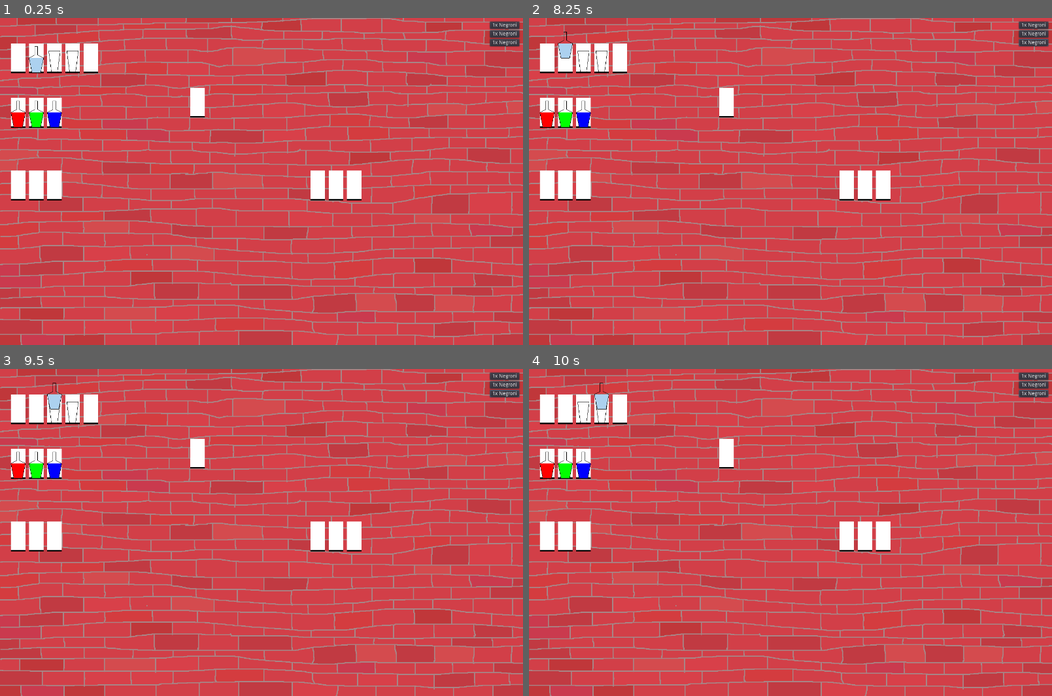
Above: before the commit, frames 1-4 (two rows, left to right).
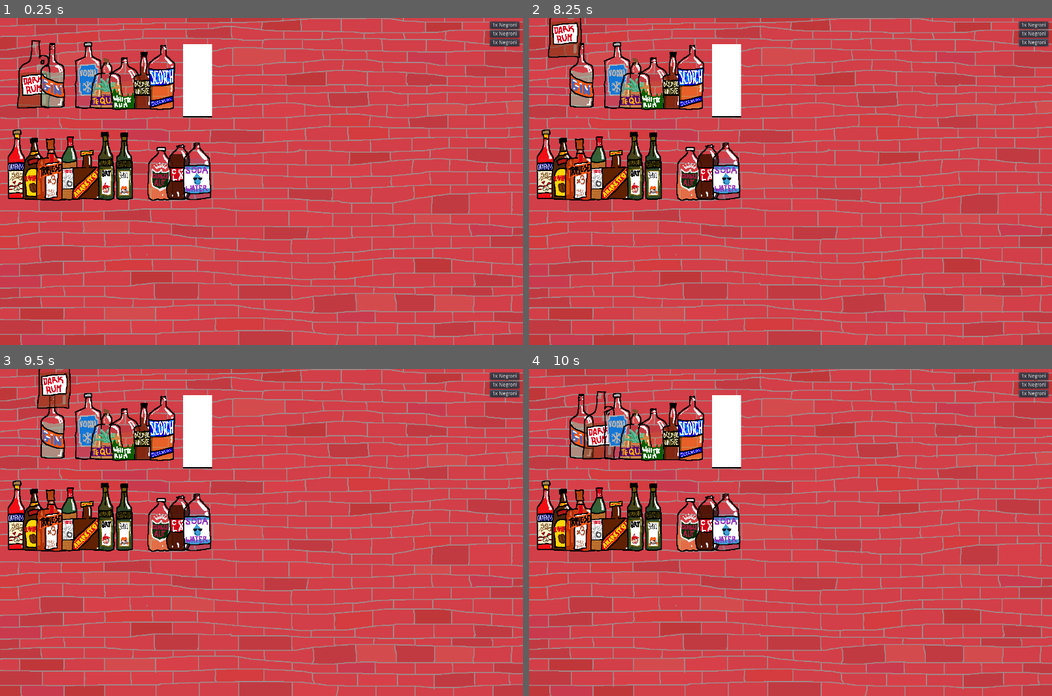
Above: after the commit, the same moments.

Repository: xavierholt/anyone-can-bartend
Game: Godot game, scene res://Bar.tscn
Same seed, same stepped clock (60 frames per second), same inputs: the game is played once before the commit and once after it. The project has no main scene, so this scene is started directly.
Inputs (mouse positions are in pixels of both pictures, inside the frame that each line leads up to):
- Up to frame 1 (0.25 s): no input
- Up to frame 2 (8.25 s): click "1x Negroni" at 0.5 s; click "1x Negroni" at 1.25 s; click "1x Negroni" at 2 s; click "1x Negroni" at 2.75 s; click "1x Negroni" at 3.5 s; click "1x Negroni" at 4.25 s; click "1x Negroni" at 5 s; click "1x Negroni" at 5.75 s; click "1x Negroni" at 6.5 s; tap Enter at 7.25 s; move the mouse to (544, 57) at 7.27 s; click (544, 57) at 7.42 s; tap Space at 8 s; move the mouse to (565, 57) at 8.02 s; click (565, 57) at 8.17 s
- Up to frame 3 (9.5 s): tap Enter at 8.75 s; move the mouse to (52, 408) at 8.77 s; click (52, 408) at 8.92 s
- Up to frame 4 (10 s): tap Space at 9.5 s; move the mouse to (602, 408) at 9.52 s; click (602, 408) at 9.67 s

The runs differ from the first frame. In frame 1, 12% of the frame differs, in the area x 1-70%, y 6-56%; in frame 2, 12%, in the area x 1-70%, y 0-56%; in frame 3, 12%; in frame 4, 12%.

Commit message:
Lots of bottles.

Diff:
--- a/Bar.tscn
+++ b/Bar.tscn
@@ -1,13 +1,29 @@
-[gd_scene load_steps=9 format=2]
+[gd_scene load_steps=25 format=2]
 
 [ext_resource path="res://Bar.gd" type="Script" id=1]
 [ext_resource path="res://Bricks2.png" type="Texture" id=2]
 [ext_resource path="res://Slot.tscn" type="PackedScene" id=3]
-[ext_resource path="res://Bottle.tscn" type="PackedScene" id=4]
-[ext_resource path="res://Glass.tscn" type="PackedScene" id=5]
-[ext_resource path="res://Store.tscn" type="PackedScene" id=6]
-[ext_resource path="res://Cursor.gd" type="Script" id=7]
-[ext_resource path="res://Order.tscn" type="PackedScene" id=8]
+[ext_resource path="res://Bottles/Dark Rum.png" type="Texture" id=4]
+[ext_resource path="res://Bottle.gd" type="Script" id=5]
+[ext_resource path="res://Bottles/Gin.png" type="Texture" id=6]
+[ext_resource path="res://Bottles/Vodka.png" type="Texture" id=7]
+[ext_resource path="res://Bottles/Tequila.png" type="Texture" id=8]
+[ext_resource path="res://Bottles/White Rum.png" type="Texture" id=9]
+[ext_resource path="res://Bottles/Bourbon.png" type="Texture" id=10]
+[ext_resource path="res://Bottles/Scotch.png" type="Texture" id=11]
+[ext_resource path="res://Bottles/Campari.png" type="Texture" id=12]
+[ext_resource path="res://Bottles/Kahlua.png" type="Texture" id=13]
+[ext_resource path="res://Bottles/Triple Sec.png" type="Texture" id=14]
+[ext_resource path="res://Bottles/Maraschino.png" type="Texture" id=15]
+[ext_resource path="res://Bottles/Amaretto.png" type="Texture" id=16]
+[ext_resource path="res://Bottles/Dry Vermouth.png" type="Texture" id=17]
+[ext_resource path="res://Bottles/Sweet Vermouth.png" type="Texture" id=18]
+[ext_resource path="res://Bottles/Ginger Ale.png" type="Texture" id=19]
+[ext_resource path="res://Bottles/Cola.png" type="Texture" id=20]
+[ext_resource path="res://Bottles/Soda Water.png" type="Texture" id=21]
+[ext_resource path="res://Store.tscn" type="PackedScene" id=22]
+[ext_resource path="res://Cursor.gd" type="Script" id=23]
+[ext_resource path="res://Order.tscn" type="PackedScene" id=24]
 
 [node name="Bar" type="Node" index="0"]
 
@@ -19,89 +35,312 @@
 centered = false
 _sections_unfolded = [ "Offset" ]
 
-[node name="TopShelf" type="Node2D" parent="." index="1"]
-
-position = Vector2( 50, 150 )
+[node name="Bases" type="Node2D" parent="." index="1"]
+
+position = Vector2( 45, 250 )
 _sections_unfolded = [ "Transform", "Z Index" ]
 
-[node name="Slot1" parent="TopShelf" index="0" instance=ExtResource( 3 )]
-
-_sections_unfolded = [ "Transform" ]
-
-[node name="Slot2" parent="TopShelf" index="1" instance=ExtResource( 3 )]
+[node name="Slot1" parent="Bases" index="0" instance=ExtResource( 3 )]
+
+_sections_unfolded = [ "Transform" ]
+
+[node name="Slot2" parent="Bases" index="1" instance=ExtResource( 3 )]
 
 editor/display_folded = true
 position = Vector2( 50, 0 )
 _sections_unfolded = [ "Transform" ]
 
-[node name="Bottle" parent="TopShelf/Slot2" index="2" instance=ExtResource( 4 )]
-
-color = Color( 0.675403, 0.820785, 0.9375, 1 )
-fluid = "soda-water"
-
-[node name="Slot3" parent="TopShelf" index="2" instance=ExtResource( 3 )]
+[node name="Dark Rum" type="Sprite" parent="Bases/Slot2" index="2"]
+
+texture = ExtResource( 4 )
+centered = false
+offset = Vector2( -50, -195 )
+script = ExtResource( 5 )
+_sections_unfolded = [ "Offset" ]
+color = Color( 0.5, 0.5, 0.5, 1 )
+fluid = "dark rum"
+
+[node name="Slot3" parent="Bases" index="2" instance=ExtResource( 3 )]
 
 editor/display_folded = true
 position = Vector2( 100, 0 )
 _sections_unfolded = [ "Transform" ]
 
-[node name="Glass" parent="TopShelf/Slot3" index="2" instance=ExtResource( 5 )]
-
-_sections_unfolded = [ "Visibility" ]
-
-[node name="Slot4" parent="TopShelf" index="3" instance=ExtResource( 3 )]
-
-editor/display_folded = true
+[node name="Gin" type="Sprite" parent="Bases/Slot3" index="2"]
+
+texture = ExtResource( 6 )
+centered = false
+offset = Vector2( -50, -193 )
+script = ExtResource( 5 )
+_sections_unfolded = [ "Offset" ]
+color = Color( 0.5, 0.5, 0.5, 1 )
+fluid = "gin"
+
+[node name="Slot4" parent="Bases" index="3" instance=ExtResource( 3 )]
+
 position = Vector2( 150, 0 )
 _sections_unfolded = [ "Transform", "Z Index" ]
 
-[node name="Glass" parent="TopShelf/Slot4" index="2" instance=ExtResource( 5 )]
-
-[node name="Slot5" parent="TopShelf" index="4" instance=ExtResource( 3 )]
-
+[node name="Slot5" parent="Bases" index="4" instance=ExtResource( 3 )]
+
+editor/display_folded = true
 position = Vector2( 200, 0 )
 _sections_unfolded = [ "Transform" ]
 
-[node name="BotShelf" type="Node2D" parent="." index="2"]
-
-position = Vector2( 50, 300 )
-_sections_unfolded = [ "Transform" ]
-
-[node name="Slot1" parent="BotShelf" index="0" instance=ExtResource( 3 )]
-
-_sections_unfolded = [ "Transform" ]
-
-[node name="Red Rum" parent="BotShelf/Slot1" index="2" instance=ExtResource( 4 )]
-
-color = Color( 1, 0, 0, 1 )
+[node name="Vodka" type="Sprite" parent="Bases/Slot5" index="2"]
+
+texture = ExtResource( 7 )
+centered = false
+offset = Vector2( -50, -190 )
+script = ExtResource( 5 )
+_sections_unfolded = [ "Offset" ]
+color = Color( 0.5, 0.5, 0.5, 1 )
+fluid = "vodka"
+
+[node name="Slot6" parent="Bases" index="5" instance=ExtResource( 3 )]
+
+editor/display_folded = true
+position = Vector2( 250, 0 )
+_sections_unfolded = [ "Transform" ]
+
+[node name="Tequila" type="Sprite" parent="Bases/Slot6" index="2"]
+
+texture = ExtResource( 8 )
+centered = false
+offset = Vector2( -50, -195 )
+script = ExtResource( 5 )
+_sections_unfolded = [ "Offset" ]
+color = Color( 0.5, 0.5, 0.5, 1 )
+fluid = "tequila"
+
+[node name="Slot7" parent="Bases" index="6" instance=ExtResource( 3 )]
+
+editor/display_folded = true
+position = Vector2( 300, 0 )
+_sections_unfolded = [ "Transform" ]
+
+[node name="White Rum" type="Sprite" parent="Bases/Slot7" index="2"]
+
+texture = ExtResource( 9 )
+centered = false
+offset = Vector2( -50, -195 )
+script = ExtResource( 5 )
+_sections_unfolded = [ "Offset" ]
+color = Color( 0.5, 0.5, 0.5, 1 )
+fluid = "white rum"
+
+[node name="Slot8" parent="Bases" index="7" instance=ExtResource( 3 )]
+
+editor/display_folded = true
+position = Vector2( 350, 0 )
+_sections_unfolded = [ "Transform" ]
+
+[node name="Bourbon" type="Sprite" parent="Bases/Slot8" index="2"]
+
+texture = ExtResource( 10 )
+centered = false
+offset = Vector2( -50, -195 )
+script = ExtResource( 5 )
+_sections_unfolded = [ "Offset" ]
+color = Color( 0.5, 0.5, 0.5, 1 )
+fluid = "bourbon"
+
+[node name="Slot9" parent="Bases" index="8" instance=ExtResource( 3 )]
+
+editor/display_folded = true
+position = Vector2( 400, 0 )
+_sections_unfolded = [ "Transform" ]
+
+[node name="Scotch" type="Sprite" parent="Bases/Slot9" index="2"]
+
+texture = ExtResource( 11 )
+centered = false
+offset = Vector2( -50, -195 )
+script = ExtResource( 5 )
+_sections_unfolded = [ "Offset" ]
+color = Color( 0.5, 0.5, 0.5, 1 )
+fluid = "scotch"
+
+[node name="Slot10" parent="Bases" index="9" instance=ExtResource( 3 )]
+
+position = Vector2( 450, 0 )
+_sections_unfolded = [ "Transform" ]
+
+[node name="Mixers" type="Node2D" parent="." index="2"]
+
+position = Vector2( 45, 500 )
+_sections_unfolded = [ "Transform" ]
+
+[node name="Slot1" parent="Mixers" index="0" instance=ExtResource( 3 )]
+
+editor/display_folded = true
+_sections_unfolded = [ "Transform" ]
+
+[node name="Campari" type="Sprite" parent="Mixers/Slot1" index="2"]
+
+texture = ExtResource( 12 )
+centered = false
+offset = Vector2( -50, -195 )
+script = ExtResource( 5 )
+_sections_unfolded = [ "Offset" ]
+color = Color( 0.5, 0.5, 0.5, 1 )
 fluid = "campari"
 
-[node name="Slot2" parent="BotShelf" index="1" instance=ExtResource( 3 )]
-
+[node name="Slot2" parent="Mixers" index="1" instance=ExtResource( 3 )]
+
+editor/display_folded = true
 position = Vector2( 50, 0 )
 _sections_unfolded = [ "Transform" ]
 
-[node name="Green Rum" parent="BotShelf/Slot2" index="2" instance=ExtResource( 4 )]
-
-color = Color( 0, 1, 0, 1 )
-fluid = "vermouth"
-
-[node name="Slot3" parent="BotShelf" index="2" instance=ExtResource( 3 )]
-
+[node name="Kahlua" type="Sprite" parent="Mixers/Slot2" index="2"]
+
+texture = ExtResource( 13 )
+centered = false
+offset = Vector2( -50, -195 )
+script = ExtResource( 5 )
+_sections_unfolded = [ "Offset" ]
+color = Color( 0.5, 0.5, 0.5, 1 )
+fluid = "kahlua"
+
+[node name="Slot3" parent="Mixers" index="2" instance=ExtResource( 3 )]
+
+editor/display_folded = true
 position = Vector2( 100, 0 )
 _sections_unfolded = [ "Transform" ]
 
-[node name="Blue Rum" parent="BotShelf/Slot3" index="2" instance=ExtResource( 4 )]
-
-color = Color( 0, 0, 1, 1 )
-fluid = "gin"
+[node name="Triple Sec" type="Sprite" parent="Mixers/Slot3" index="2"]
+
+texture = ExtResource( 14 )
+centered = false
+offset = Vector2( -50, -195 )
+script = ExtResource( 5 )
+_sections_unfolded = [ "Offset" ]
+color = Color( 0.5, 0.5, 0.5, 1 )
+fluid = "triple sec"
+
+[node name="Slot4" parent="Mixers" index="3" instance=ExtResource( 3 )]
+
+editor/display_folded = true
+position = Vector2( 150, 0 )
+_sections_unfolded = [ "Transform" ]
+
+[node name="Maraschino" type="Sprite" parent="Mixers/Slot4" index="2"]
+
+texture = ExtResource( 15 )
+centered = false
+offset = Vector2( -50, -195 )
+script = ExtResource( 5 )
+_sections_unfolded = [ "Offset" ]
+color = Color( 0.5, 0.5, 0.5, 1 )
+fluid = "maraschino"
+
+[node name="Slot5" parent="Mixers" index="4" instance=ExtResource( 3 )]
+
+editor/display_folded = true
+position = Vector2( 200, 0 )
+_sections_unfolded = [ "Transform" ]
+
+[node name="Amaretto" type="Sprite" parent="Mixers/Slot5" index="2"]
+
+texture = ExtResource( 16 )
+centered = false
+offset = Vector2( -50, -195 )
+script = ExtResource( 5 )
+_sections_unfolded = [ "Transform" ]
+color = Color( 0.5, 0.5, 0.5, 1 )
+fluid = "amaretto"
+
+[node name="Slot6" parent="Mixers" index="5" instance=ExtResource( 3 )]
+
+editor/display_folded = true
+position = Vector2( 250, 0 )
+_sections_unfolded = [ "Transform" ]
+
+[node name="Dry Vermouth" type="Sprite" parent="Mixers/Slot6" index="2"]
+
+texture = ExtResource( 17 )
+centered = false
+offset = Vector2( -50, -195 )
+script = ExtResource( 5 )
+_sections_unfolded = [ "Offset" ]
+color = Color( 0.5, 0.5, 0.5, 1 )
+fluid = "dry vermouth"
+
+[node name="Slot7" parent="Mixers" index="6" instance=ExtResource( 3 )]
+
+editor/display_folded = true
+position = Vector2( 300, 0 )
+_sections_unfolded = [ "Transform" ]
+
+[node name="Sweet Vermouth" type="Sprite" parent="Mixers/Slot7" index="2"]
+
+texture = ExtResource( 18 )
+centered = false
+offset = Vector2( -50, -195 )
+script = ExtResource( 5 )
+_sections_unfolded = [ "Offset" ]
+color = Color( 0.5, 0.5, 0.5, 1 )
+fluid = "sweet vermouth"
+
+[node name="Slot8" parent="Mixers" index="7" instance=ExtResource( 3 )]
+
+position = Vector2( 350, 0 )
+_sections_unfolded = [ "Transform" ]
+
+[node name="Slot9" parent="Mixers" index="8" instance=ExtResource( 3 )]
+
+editor/display_folded = true
+position = Vector2( 400, 0 )
+_sections_unfolded = [ "Transform" ]
+
+[node name="Ginger Ale" type="Sprite" parent="Mixers/Slot9" index="2"]
+
+texture = ExtResource( 19 )
+centered = false
+offset = Vector2( -50, -195 )
+script = ExtResource( 5 )
+_sections_unfolded = [ "Offset" ]
+color = Color( 0.5, 0.5, 0.5, 1 )
+fluid = "ginger ale"
+
+[node name="Slot10" parent="Mixers" index="9" instance=ExtResource( 3 )]
+
+editor/display_folded = true
+position = Vector2( 450, 0 )
+_sections_unfolded = [ "Transform" ]
+
+[node name="Cola" type="Sprite" parent="Mixers/Slot10" index="2"]
+
+texture = ExtResource( 20 )
+centered = false
+offset = Vector2( -50, -198 )
+script = ExtResource( 5 )
+_sections_unfolded = [ "Transform" ]
+color = Color( 0.5, 0.5, 0.5, 1 )
+fluid = "cola"
+
+[node name="Slot11" parent="Mixers" index="10" instance=ExtResource( 3 )]
+
+editor/display_folded = true
+position = Vector2( 500, 0 )
+_sections_unfolded = [ "Transform" ]
+
+[node name="Soda Water" type="Sprite" parent="Mixers/Slot11" index="2"]
+
+texture = ExtResource( 21 )
+centered = false
+offset = Vector2( -50, -195 )
+script = ExtResource( 5 )
+_sections_unfolded = [ "Offset" ]
+color = Color( 0.5, 0.5, 0.5, 1 )
+fluid = "soda water"
 
 [node name="Counter" type="Node2D" parent="." index="3"]
 
 [node name="TrashTray" type="Node2D" parent="." index="4"]
 
 editor/display_folded = true
-position = Vector2( 50, 500 )
+position = Vector2( 50, 800 )
 _sections_unfolded = [ "Transform" ]
 
 [node name="Slot1" parent="TrashTray" index="0" instance=ExtResource( 3 )]
@@ -110,18 +349,18 @@
 
 [node name="Slot2" parent="TrashTray" index="1" instance=ExtResource( 3 )]
 
-position = Vector2( 50, 0 )
+position = Vector2( 80, 0 )
 _sections_unfolded = [ "Transform" ]
 
 [node name="Slot3" parent="TrashTray" index="2" instance=ExtResource( 3 )]
 
-position = Vector2( 100, 0 )
+position = Vector2( 160, 0 )
 _sections_unfolded = [ "Transform" ]
 
 [node name="ServeTray" type="Node2D" parent="." index="5"]
 
 editor/display_folded = true
-position = Vector2( 875, 500 )
+position = Vector2( 1230, 800 )
 _sections_unfolded = [ "Transform" ]
 
 [node name="Slot1" parent="ServeTray" index="0" instance=ExtResource( 3 )]
@@ -130,22 +369,22 @@
 
 [node name="Slot2" parent="ServeTray" index="1" instance=ExtResource( 3 )]
 
-position = Vector2( 50, 0 )
+position = Vector2( 80, 0 )
 _sections_unfolded = [ "Transform" ]
 
 [node name="Slot3" parent="ServeTray" index="2" instance=ExtResource( 3 )]
 
-position = Vector2( 100, 0 )
-_sections_unfolded = [ "Transform" ]
-
-[node name="Store" parent="." index="6" instance=ExtResource( 6 )]
+position = Vector2( 160, 0 )
+_sections_unfolded = [ "Transform" ]
+
+[node name="Store" parent="." index="6" instance=ExtResource( 22 )]
 
 position = Vector2( 544, 272 )
 sname = "Glass"
 
 [node name="Cursor" type="Node2D" parent="." index="7"]
 
-script = ExtResource( 7 )
+script = ExtResource( 23 )
 _sections_unfolded = [ "Transform" ]
 
 [node name="MarginContainer" type="MarginContainer" parent="." index="8"]
--- a/Bottle.gd
+++ b/Bottle.gd
@@ -2,37 +2,37 @@
 
 export (String) var fluid = "fluid"
 
-var outline_points
-var filling_points
+#var outline_points
+#var filling_points
 
 var source = true
 var target = false
 
-func _draw():
-	draw_colored_polygon(filling_points, color)
-	draw_polyline(outline_points, Color(0, 0, 0))
+#func _draw():
+#	draw_colored_polygon(filling_points, color)
+#	draw_polyline(outline_points, Color(0, 0, 0))
 
 func _ready():
 	fluids[fluid] = 1.0
 	volume        = 1.0
 
-	outline_points = PoolVector2Array()
-	filling_points = PoolVector2Array()
-
-	outline_points.push_back(4 * Vector2(-3, 0))
-	outline_points.push_back(4 * Vector2(-5, -10))
-	outline_points.push_back(4 * Vector2(-1, -12))
-	outline_points.push_back(4 * Vector2(-1, -18))
-	outline_points.push_back(4 * Vector2(+1, -18))
-	outline_points.push_back(4 * Vector2(+1, -12))
-	outline_points.push_back(4 * Vector2(+5, -10))
-	outline_points.push_back(4 * Vector2(+3, 0))
-	outline_points.push_back(4 * Vector2(-3, 0))
-
-	filling_points.push_back(4 * Vector2(-3, 0))
-	filling_points.push_back(4 * Vector2(-5, -10))
-	filling_points.push_back(4 * Vector2(+5, -10))
-	filling_points.push_back(4 * Vector2(+3, 0))
+#	outline_points = PoolVector2Array()
+#	filling_points = PoolVector2Array()
+#
+#	outline_points.push_back(4 * Vector2(-3, 0))
+#	outline_points.push_back(4 * Vector2(-5, -10))
+#	outline_points.push_back(4 * Vector2(-1, -12))
+#	outline_points.push_back(4 * Vector2(-1, -18))
+#	outline_points.push_back(4 * Vector2(+1, -18))
+#	outline_points.push_back(4 * Vector2(+1, -12))
+#	outline_points.push_back(4 * Vector2(+5, -10))
+#	outline_points.push_back(4 * Vector2(+3, 0))
+#	outline_points.push_back(4 * Vector2(-3, 0))
+#
+#	filling_points.push_back(4 * Vector2(-3, 0))
+#	filling_points.push_back(4 * Vector2(-5, -10))
+#	filling_points.push_back(4 * Vector2(+5, -10))
+#	filling_points.push_back(4 * Vector2(+3, 0))
 
 func take(pct, fluid):
 	return pct
--- a/Holder.gd
+++ b/Holder.gd
@@ -1,5 +1,5 @@
 tool extends Node2D
 
 func _draw():
-	draw_rect(Rect2(-20, -80, 40, 80), Color(1, 1, 1))
-	draw_line(Vector2(-20, 0), Vector2(20, 0), Color(0, 0, 0), 4)
+	draw_rect(Rect2(-40, -200, 80, 200), Color(1, 1, 1))
+	draw_line(Vector2(-40, 0), Vector2(40, 0), Color(0, 0, 0), 4)
--- a/Slot.tscn
+++ b/Slot.tscn
@@ -6,13 +6,13 @@
 [sub_resource type="RectangleShape2D" id=1]
 
 custom_solver_bias = 0.0
-extents = Vector2( 20, 40 )
+extents = Vector2( 25, 100 )
 
 [node name="Slot" type="Node2D"]
 
 [node name="Click" type="Area2D" parent="." index="0"]
 
-position = Vector2( 0, -40 )
+position = Vector2( 0, -100 )
 input_pickable = true
 gravity_vec = Vector2( 0, 1 )
 gravity = 98.0
@@ -29,5 +29,6 @@
 
 [node name="Art" type="Node2D" parent="." index="1"]
 
+visible = false
 script = ExtResource( 2 )
 _sections_unfolded = [ "Transform" ]
--- a/Vessel.gd
+++ b/Vessel.gd
@@ -1,4 +1,4 @@
-tool extends Node2D
+extends Node2D
 
 export (Color) var color = Color(0.5, 0.5, 0.5)
 
Not shown: 1 places in Bar.tscn that only renumber resources
Binary file added: Bottles/Amaretto.png
Binary file added: Bottles/Bourbon.png
Binary file added: Bottles/Campari.png
Binary file added: Bottles/Cola.png
Binary file added: Bottles/Dark Rum.png
Binary file added: Bottles/Dry Vermouth.png
Binary file added: Bottles/Gin.png
Binary file added: Bottles/Ginger Ale.png
Binary file added: Bottles/Kahlua.png
Binary file added: Bottles/Lemon Juice.png
Binary file added: Bottles/Lime Juice.png
(and 12 more such lines)
